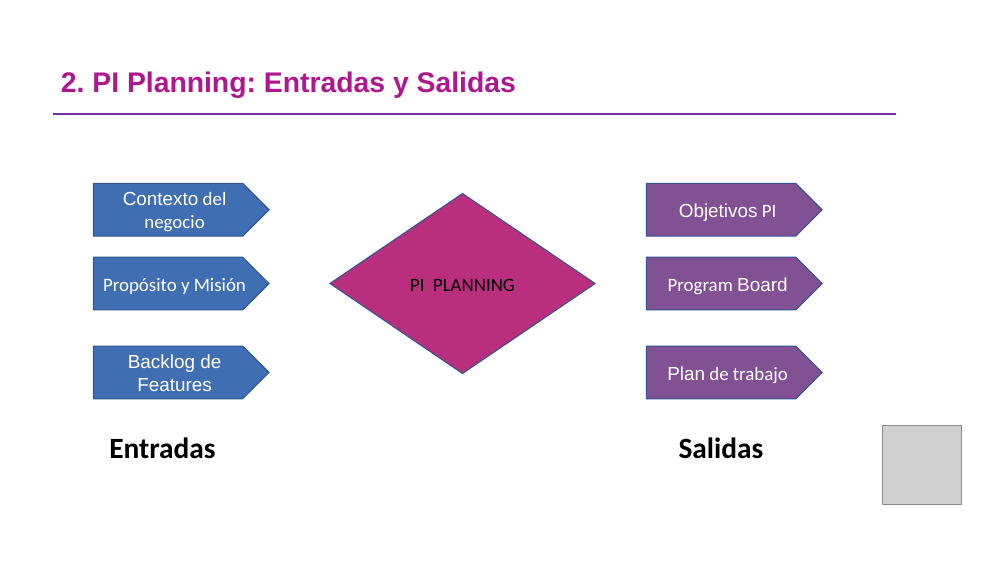
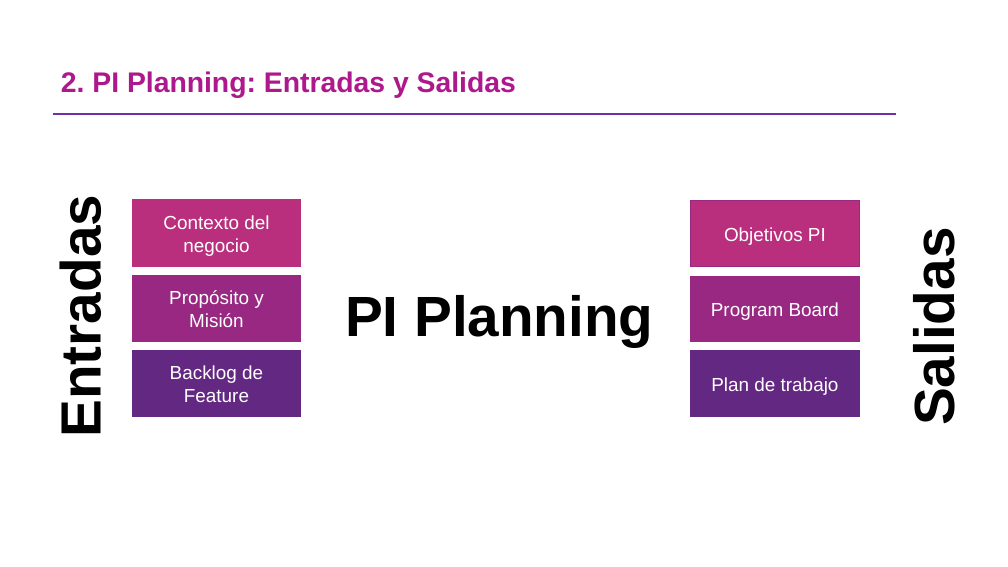
Before and after one commit to omesan/Agile, a slide deck: slide 4 of Stefanini/Stefanini.Clientes/Stefanini.Cliente.Experian/Guia PIPlanning _ExperianV1.0.pptx. Drawn at 1008x567 pixels with LibreOffice and Linux fonts; fonts in the diff are those of the drawing; grey boxes stand for pictures; background and template pictures are left out. Boxes give left, top, right and bottom in pixels: in the first picture for what was removed or moved away, otherwise in the second. Text is boxed around its words. In the diff, an @@ line names an element or a change of style, - is before the commit and + after.

```diff
--- a/Stefanini/Stefanini.Clientes/Stefanini.Cliente.Experian/Guia PIPlanning _ExperianV1.0.pptx
+++ b/Stefanini/Stefanini.Clientes/Stefanini.Cliente.Experian/Guia PIPlanning _ExperianV1.0.pptx
@@ text "Entradas" moved from (x1=109, y1=437, x2=215, y2=459) to (x1=49, y1=219, x2=112, y2=430) @@
@@ text "Entradas" at (x1=49, y1=219, x2=112, y2=430): size 28 to 54 pt, font Calibri to Arial, letter outline none to #FFFFFF 0.75 pt; rotation 0 to 270 degrees @@
@@ rectangle "Contexto del negocio" resized from (x1=93, y1=183, x2=269, y2=236) to (x1=132, y1=200, x2=301, y2=267) @@
@@ rectangle "Contexto del negocio" at (x1=132, y1=200, x2=301, y2=267): font Calibri to Arial in "del negocio"; pentagon arrow to rectangle; fill #406EB3 to #BA2F7D; outline #325491 1 pt to #BA2F7D 1 pt @@
@@ rectangle "Objetivos PI" resized from (x1=647, y1=183, x2=823, y2=236) to (x1=691, y1=200, x2=860, y2=267) @@
@@ rectangle "Objetivos PI" at (x1=691, y1=200, x2=860, y2=267): font Calibri to Arial in "PI"; pentagon arrow to rectangle; fill #825193 to #BA2F7D; outline #325491 1 pt to #982881 1 pt @@
@@ text "Salidas" at (x1=903, y1=246, x2=966, y2=420): size 28 to 54 pt, font Calibri to Arial, letter outline none to #FFFFFF 0.75 pt; rotation 0 to 270 degrees @@
@@ text "Salidas" moved from (x1=679, y1=437, x2=764, y2=459) to (x1=903, y1=246, x2=966, y2=420) @@
@@ text removed at (x1=78, y1=267, x2=300, y2=443) @@
-¿Quiénes son los Stakeholders?
-Se refieren a toda las partes que puedan o no verse afectada por la iniciativa.
-Los stakeholders pueden ser internos (colaboradores, gerentes, inversores, etc.) o externos (clientes, proveedores, distribuidores, gobierno, sociedad, etc.).
@@ rectangle "Propósito y Misión" resized from (x1=93, y1=257, x2=268, y2=310) to (x1=132, y1=276, x2=301, y2=343) @@
@@ rectangle "Propósito y Misión" at (x1=132, y1=276, x2=301, y2=343): font Calibri to Arial; pentagon arrow to rectangle; fill #406EB3 to #982881; outline #325491 1 pt to #982881 1 pt @@
@@ text "PI Planning" moved from (x1=330, y1=194, x2=595, y2=374) to (x1=345, y1=295, x2=653, y2=346) @@
@@ text "PI Planning" at (x1=345, y1=295, x2=653, y2=346): vertical alignment middle to top; fill #BA2F7D to none; outline #325491 1 pt to none @@
@@ text at (x1=345, y1=295, x2=653, y2=346): text changed; size 18 to 54 pt; font Calibri to Arial; bold on @@
-PI PLANNING
+PI Planning
@@ rectangle "Program Board" resized from (x1=647, y1=257, x2=823, y2=310) to (x1=691, y1=276, x2=860, y2=342) @@
@@ rectangle "Program Board" at (x1=691, y1=276, x2=860, y2=342): font Calibri to Arial in "Program"; pentagon arrow to rectangle; fill #825193 to #982881; outline #325491 1 pt to #982881 1 pt @@
@@ rectangle "Backlog de Feature" resized from (x1=93, y1=346, x2=268, y2=399) to (x1=132, y1=350, x2=301, y2=417) @@
@@ rectangle "Backlog de Feature" at (x1=132, y1=350, x2=301, y2=417): pentagon arrow to rectangle; fill #406EB3 to #632881; outline #325491 1 pt to #632881 1 pt @@
@@ rectangle "Plan de trabajo" resized from (x1=647, y1=346, x2=823, y2=399) to (x1=691, y1=350, x2=860, y2=417) @@
@@ rectangle "Plan de trabajo" at (x1=691, y1=350, x2=860, y2=417): font Calibri to Arial in "de trabajo"; pentagon arrow to rectangle; fill #825193 to #632881; outline #325491 1 pt to #632881 1 pt @@
@@ text in rectangle at (x1=170, y1=365, x2=263, y2=402): text changed @@
-Backlog de Features
+Backlog de Feature
@@ picture removed at (x1=883, y1=426, x2=962, y2=504) @@
```
Also in this commit, not shown: 7 other slides changed, 1 slide added, 3 other files.
